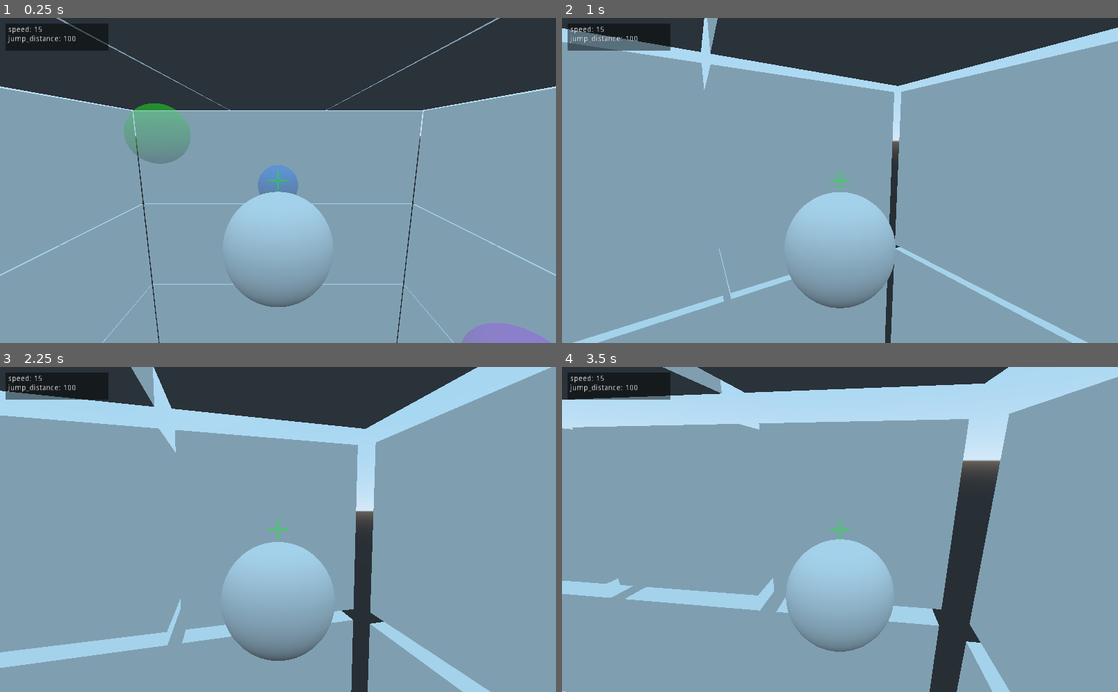
Above: before the commit, frames 1-4 (two rows, left to right).
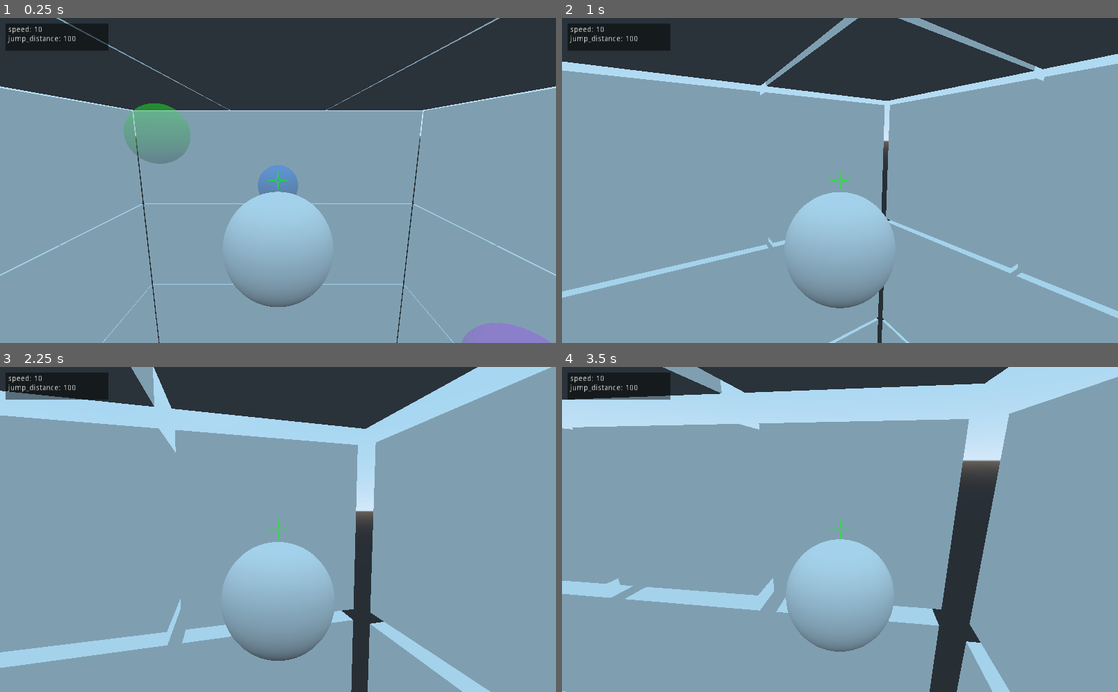
Above: after the commit, the same moments.

Repository: winston-yallow/leaps_and_bounds
Game: Godot game, scene res://levels/00_TestLevel.tscn
Two runs of this game, one before a commit and one after it. Both use one fixed random seed, a clock stepped at 60 frames per second and the inputs below.
Inputs (mouse positions are in pixels of both pictures, inside the frame that each line leads up to):
- Up to frame 1 (0.25 s): no input
- Up to frame 2 (1 s): move the mouse to (867, 180) at 0.52 s; click (867, 180) at 0.77 s
- Up to frame 3 (2.25 s): move the mouse to (250, 529) at 1.27 s; click (250, 529) at 1.52 s; move the mouse to (289, 523) at 2.02 s
- Up to frame 4 (3.5 s): move the mouse to (834, 536) at 2.77 s; click (834, 536) at 3.02 s

The runs differ from the first frame. In frame 1, less than 0.1% of the frame differs, in the area x 6-8%, y 2-5%; in frame 2, 14%, in the area x 0-100%, y 0-100%; in frame 3, less than 0.1%; in frame 4, less than 0.1%.

Commit message:
Decrease player speed to 10 units/second

Diff:
--- a/game/player/Player.gd
+++ b/game/player/Player.gd
@@ -8,7 +8,7 @@
 var ray_length := 100.0
 var distance_from_objects := 0.5
 
-var speed := 15.0
+var speed := 10.0
 
 var current_state: int = STATE.WAITING
 var current_ray_target = null
